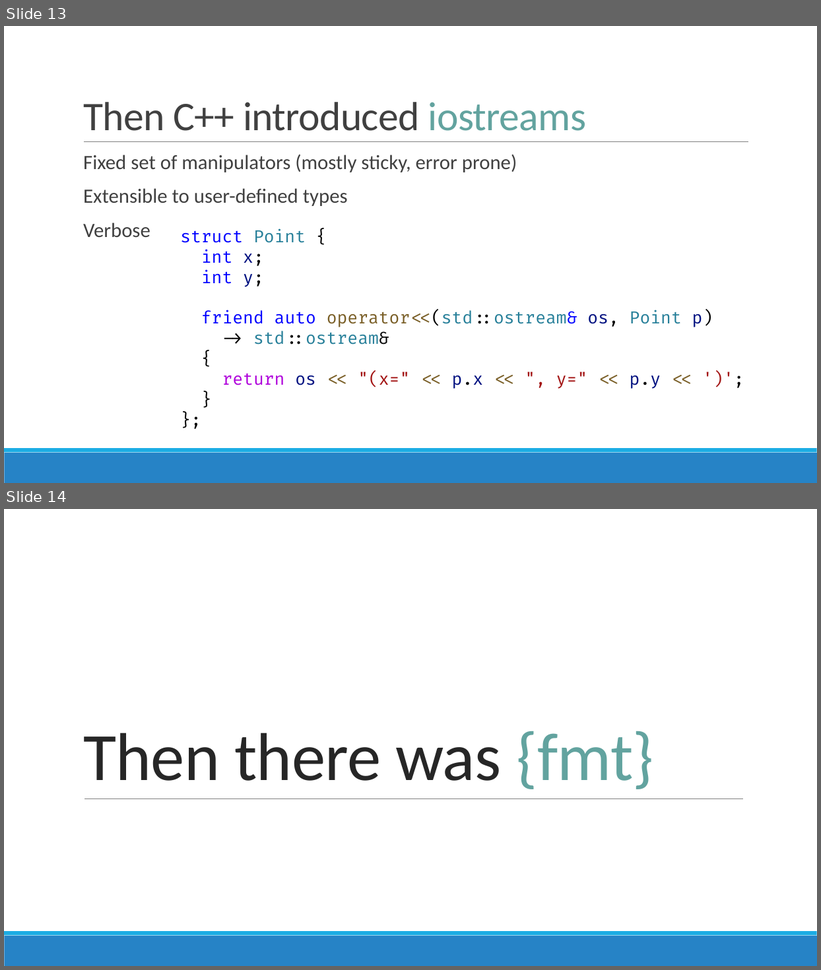
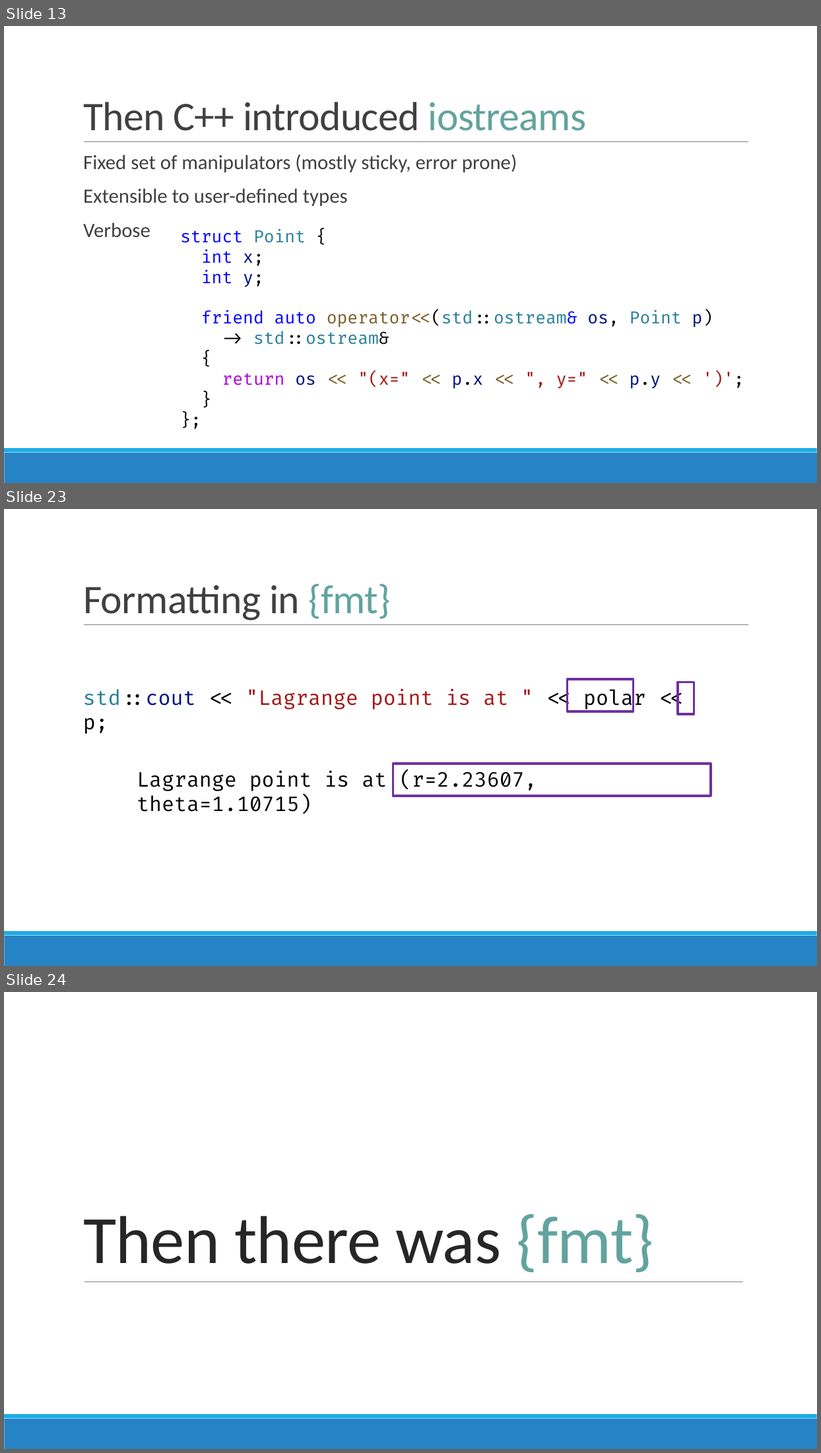
Before and after one commit to brevzin/cpp_proposals, a slide deck: talks/202209_cppcon/The Surprising Complexity of Formatting Ranges.pptx. Shown one above the other, each under a label of ours: slides 13 and 14 before the commit, slides 13, 23 and 24 after it; the slides between them are not shown. The pictures are 821x970 and 821x1453 pixels, drawn with LibreOffice and Linux fonts; fonts in the diff are those of the drawing. Boxes give left, top, right and bottom in pixels: in the first picture for what was removed or moved away, otherwise in the second. Text is boxed around its words. In the diff, an @@ line names an element or a change of style, - is before the commit and + after.

```diff
--- a/talks/202209_cppcon/The Surprising Complexity of Formatting Ranges.pptx
+++ b/talks/202209_cppcon/The Surprising Complexity of Formatting Ranges.pptx
@@ slide 23 added at (x1=4, y1=509, x2=817, y2=966), background #FFFFFF; not listed: 3 template elements that a slide beside it also shows @@
@@ title added at (x1=83, y1=584, x2=390, y2=621), 48 pt, text #404040 @@
+Formatting in {fmt}
@@ rectangle added at (x1=568, y1=680, x2=634, y2=712), outline #7030A0 3 pt @@
@@ rectangle added at (x1=678, y1=682, x2=694, y2=714), outline #7030A0 3 pt @@
@@ text added at (x1=83, y1=689, x2=646, y2=734), 24 pt, text #A31515 @@
+std::cout << "Lagrange point is at " << polar << p;
@@ rectangle added at (x1=393, y1=764, x2=711, y2=796), outline #7030A0 3 pt @@
@@ text added at (x1=137, y1=770, x2=537, y2=815), 24 pt, text #000000 @@
+Lagrange point is at (r=2.23607, theta=1.10715)
@@ what was slide 14 is now slide 24 @@
```
Also in this commit, not shown: 3 slides changed, 10 other slides added.
